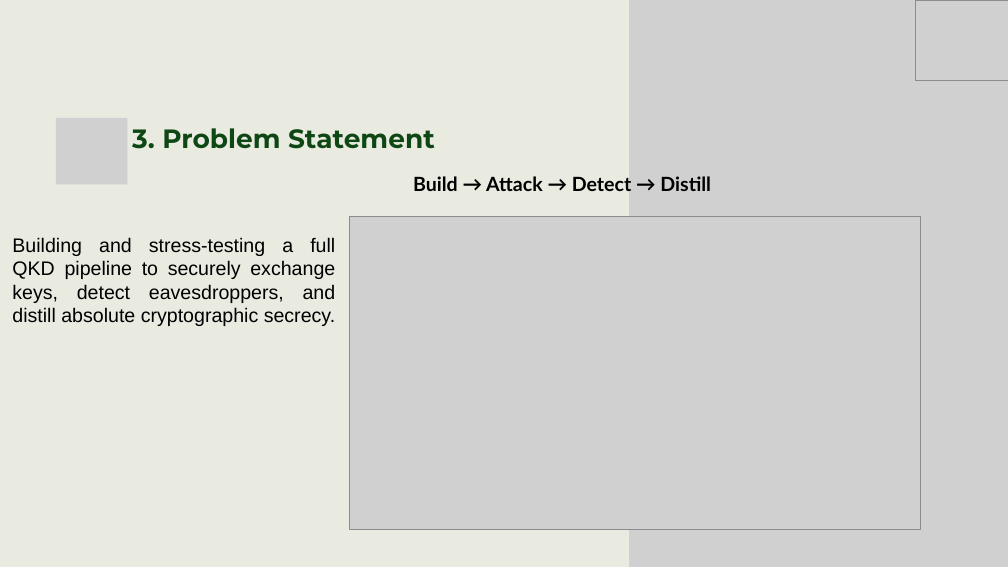
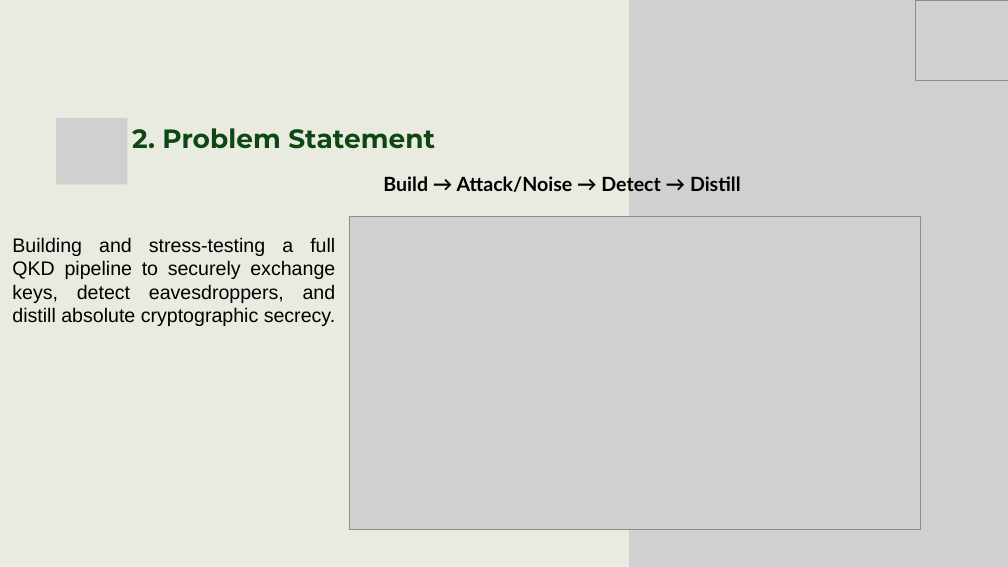
Before and after one commit to Aivy87656/Team9-Psi-Track-3-Securing-the-Quantum-Channel-Quantum-Key-Distribution-QKD-, a slide deck: slide 5 of PSI Team_Quantum Cryptography.pptx (slide 6 before the commit). Drawn at 1008x567 pixels with LibreOffice and Linux fonts; fonts in the diff are those of the drawing; grey boxes stand for pictures. Boxes give left, top, right and bottom in pixels: in the first picture for what was removed or moved away, otherwise in the second. Text is boxed around its words. In the diff, an @@ line names an element or a change of style, - is before the commit and + after.

```diff
--- a/PSI Team_Quantum Cryptography.pptx
+++ b/PSI Team_Quantum Cryptography.pptx
@@ text at <box>132,128,435,149</box>: text changed @@
-3. Problem Statement
+2. Problem Statement
@@ text at <box>383,176,741,192</box>: text changed @@
-Build → Attack → Detect → Distill
+Build → Attack/Noise → Detect → Distill
```
Also in this commit, not shown: 3 other slides changed.
